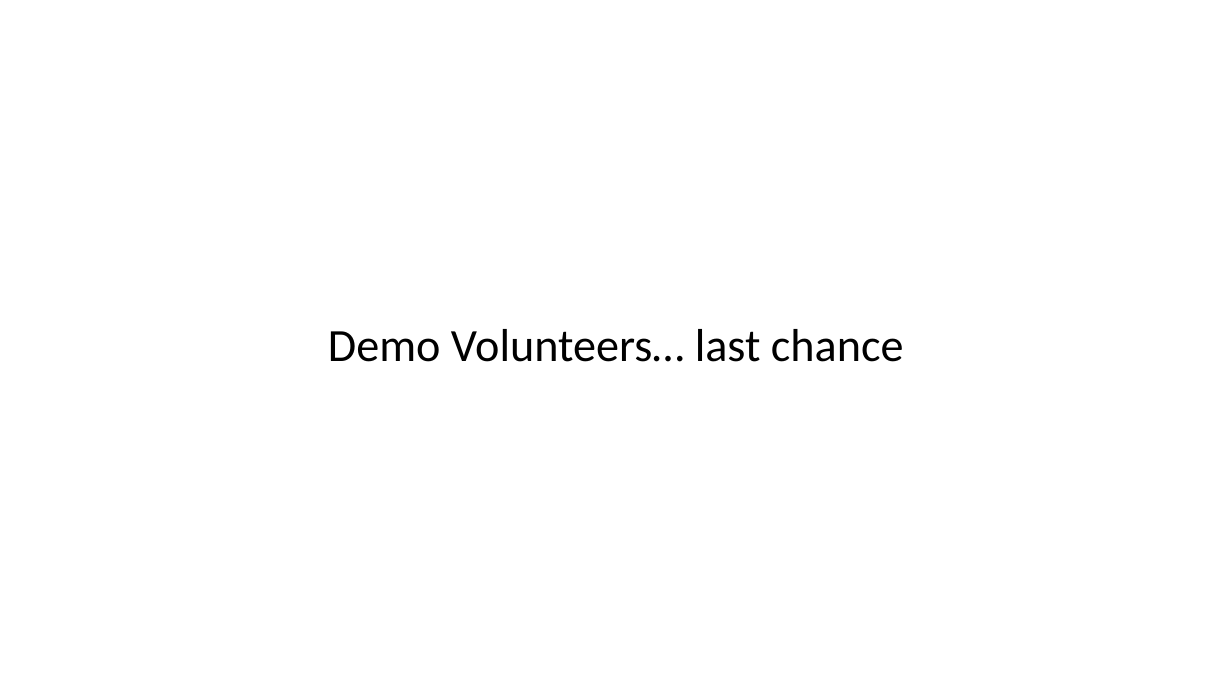
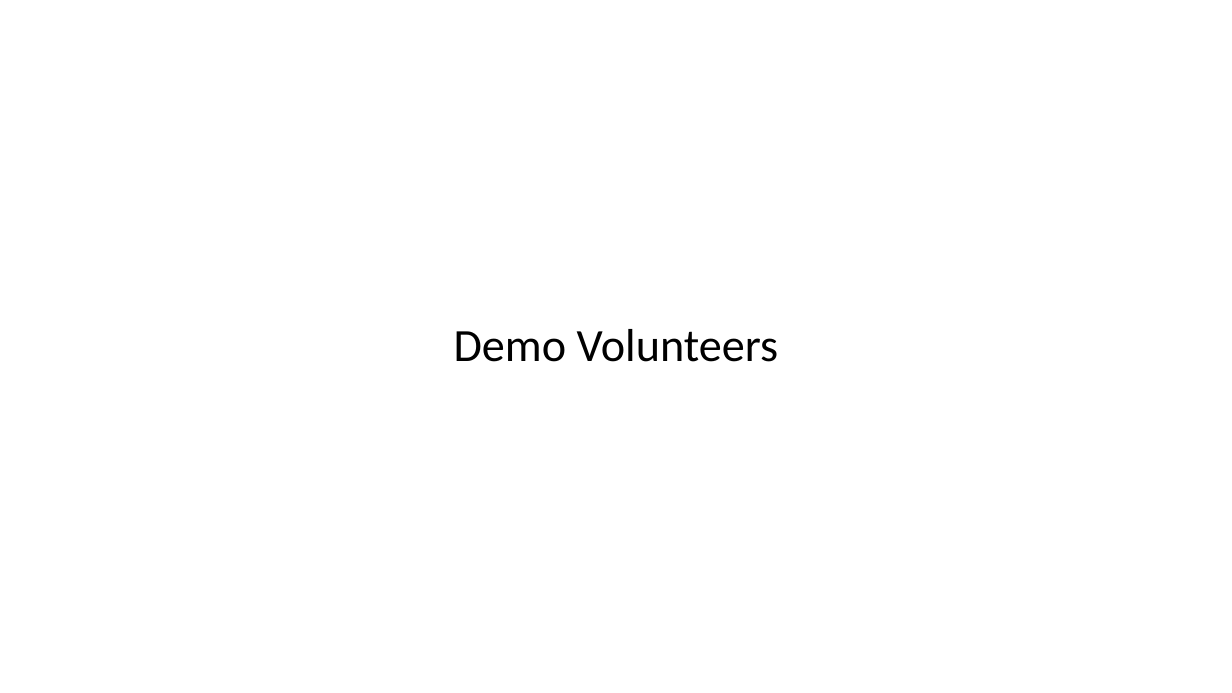
Before and after one commit to EricJPogue/CPSC-24500, a slide deck: slide 4 of lecture-slides/2019-11-18-oop.pptx. Drawn at 1232x693 pixels with LibreOffice and Linux fonts; fonts in the diff are those of the drawing. Boxes give left, top, right and bottom in pixels: in the first picture for what was removed or moved away, otherwise in the second. Text is boxed around its words. In the diff, an @@ line names an element or a change of style, - is before the commit and + after.

```diff
--- a/lecture-slides/2019-11-18-oop.pptx
+++ b/lecture-slides/2019-11-18-oop.pptx
@@ title at bbox=[454, 329, 779, 362]: text changed @@
-Demo Volunteers… last chance
+Demo Volunteers
```
Also in this commit, not shown: 2 other slides changed, 1 slide added.
